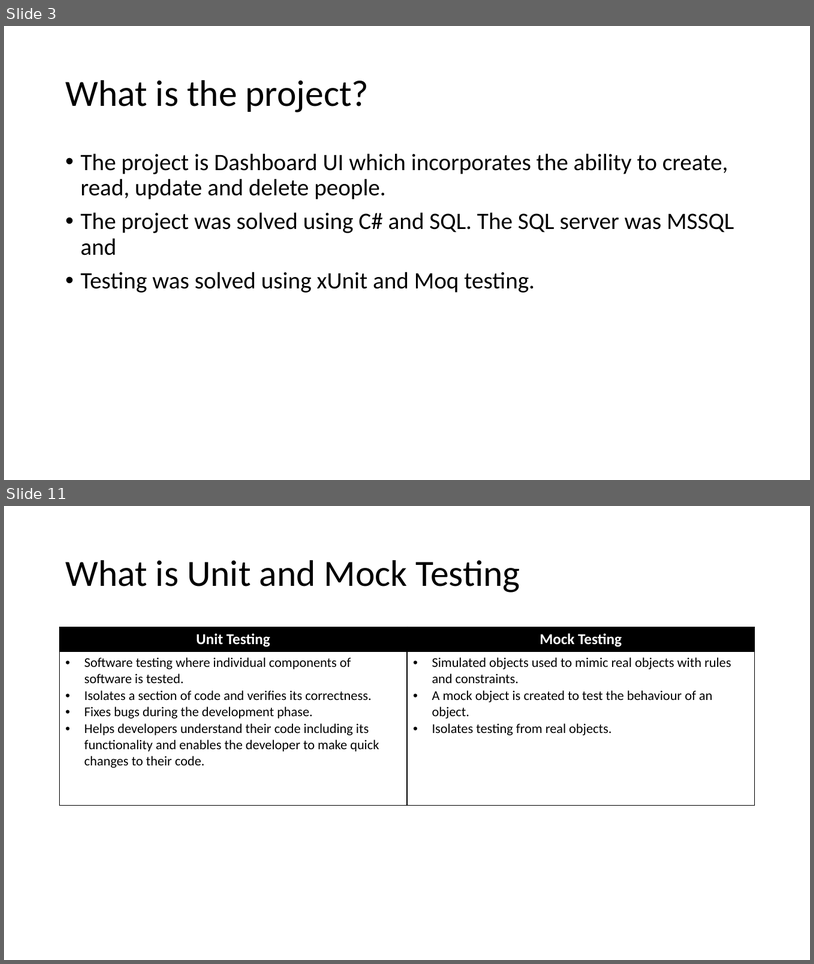
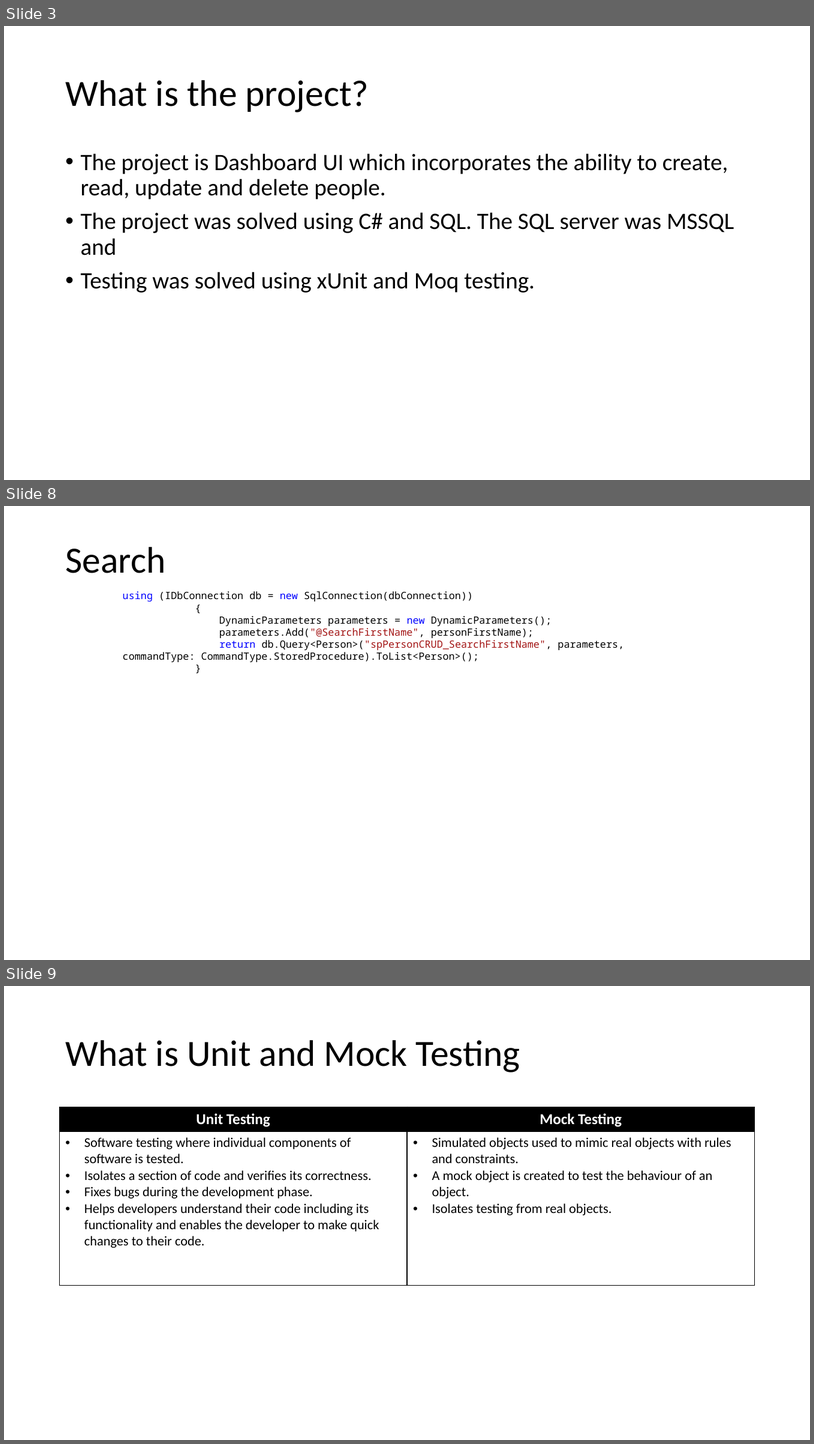
Before and after one commit to NickDotCore/dapper-crud-tutorial, a slide deck: PersonCRUD using C#, xUnit and Dapper.pptx. Shown one above the other, each under a label of ours: slides 3 and 11 before the commit, slides 3, 8 and 9 after it; the slides between them are not shown. The pictures are 814x964 and 814x1444 pixels, drawn with LibreOffice and Linux fonts; fonts in the diff are those of the drawing. Boxes give left, top, right and bottom in pixels: in the first picture for what was removed or moved away, otherwise in the second. Text is boxed around its words. In the diff, an @@ line names an element or a change of style, - is before the commit and + after.

```diff
--- a/PersonCRUD using C#, xUnit and Dapper.pptx
+++ b/PersonCRUD using C#, xUnit and Dapper.pptx
@@ slide 8 added at [4, 506, 810, 960], background #FFFFFF @@
@@ title added at [65, 547, 165, 573], 44 pt, text #000000 @@
+Search
@@ text added at [123, 591, 624, 662], 12 pt, text #000000 @@
+using (IDbConnection db = new SqlConnection(dbConnection))
+{
+DynamicParameters parameters = new DynamicParameters();
+parameters.Add("@SearchFirstName", personFirstName);
+return db.Query<Person>("spPersonCRUD_SearchFirstName", parameters, commandType: CommandType.StoredProcedure).ToList<Person>();
+}
@@ what was slide 11 is now slide 9 @@
```
Also in this commit, not shown: 2 slides changed, 7 other slides added, 5 slides removed.
